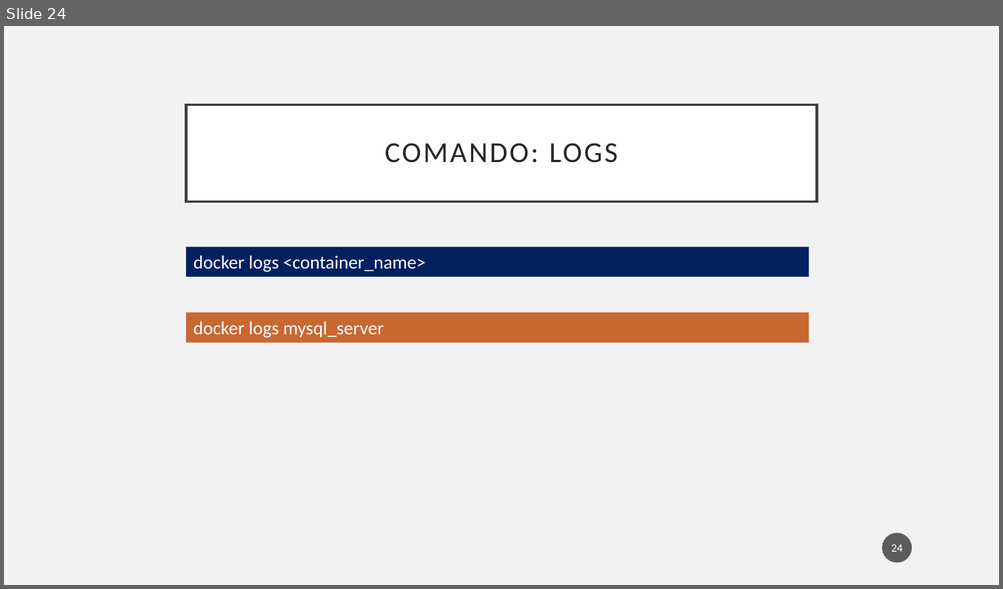
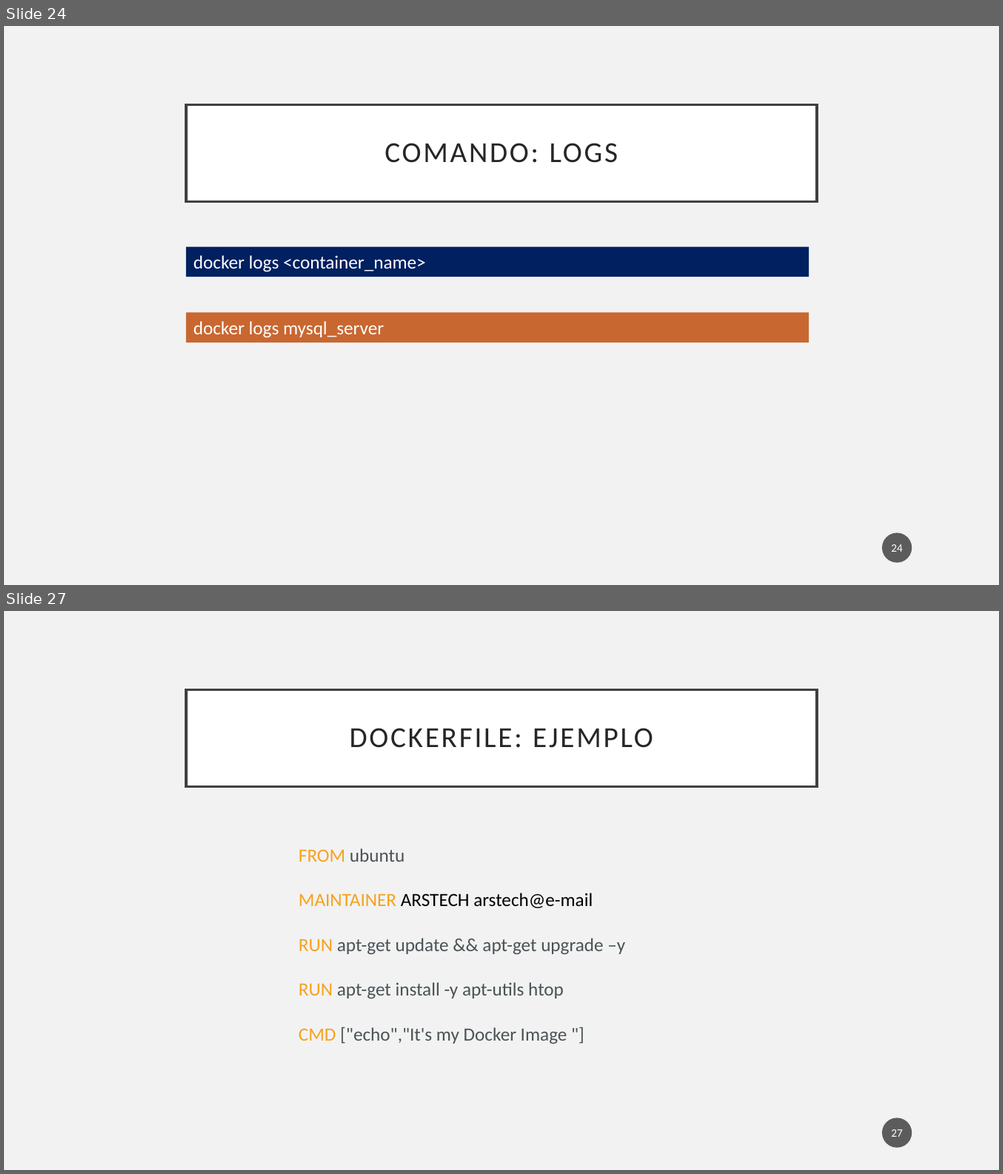
Before and after one commit to pablodevrzmz/python-docker-k8s-workshop, a slide deck: week 1/week_1_intro.pptx. Shown one above the other, each under a label of ours: slide 24 before the commit, slides 24 and 27 after it; the slides between them are not shown. The pictures are 1003x589 and 1003x1174 pixels, drawn with LibreOffice and Linux fonts; fonts in the diff are those of the drawing. Boxes give left, top, right and bottom in pixels: in the first picture for what was removed or moved away, otherwise in the second. Text is boxed around its words. In the diff, an @@ line names an element or a change of style, - is before the commit and + after.

```diff
--- a/week 1/week_1_intro.pptx
+++ b/week 1/week_1_intro.pptx
@@ slide 27 added at [4,611,999,1170], background #F2F2F2 @@
@@ title added at [186,689,817,786], fill #FFFFFF, outline #404040 2.5 pt, 28 pt, text #262626 @@
+DOCKERFILE: EJEMPLO
@@ text added at [299,849,625,1045], 18 pt, text #4A5356 @@
+FROM ubuntu
+MAINTAINER ARSTECH arstech@e-mail
+RUN apt-get update && apt-get upgrade –y
+RUN apt-get install -y apt-utils htop
+CMD ["echo","It's my Docker Image "]
@@ page number added at [882,1119,912,1148], fill #1D1D1D at 70% opacity, 11 pt, text #FFFFFF @@
+27
```
Also in this commit, not shown: 1 slide changed, 9 other slides added, 6 other files.
